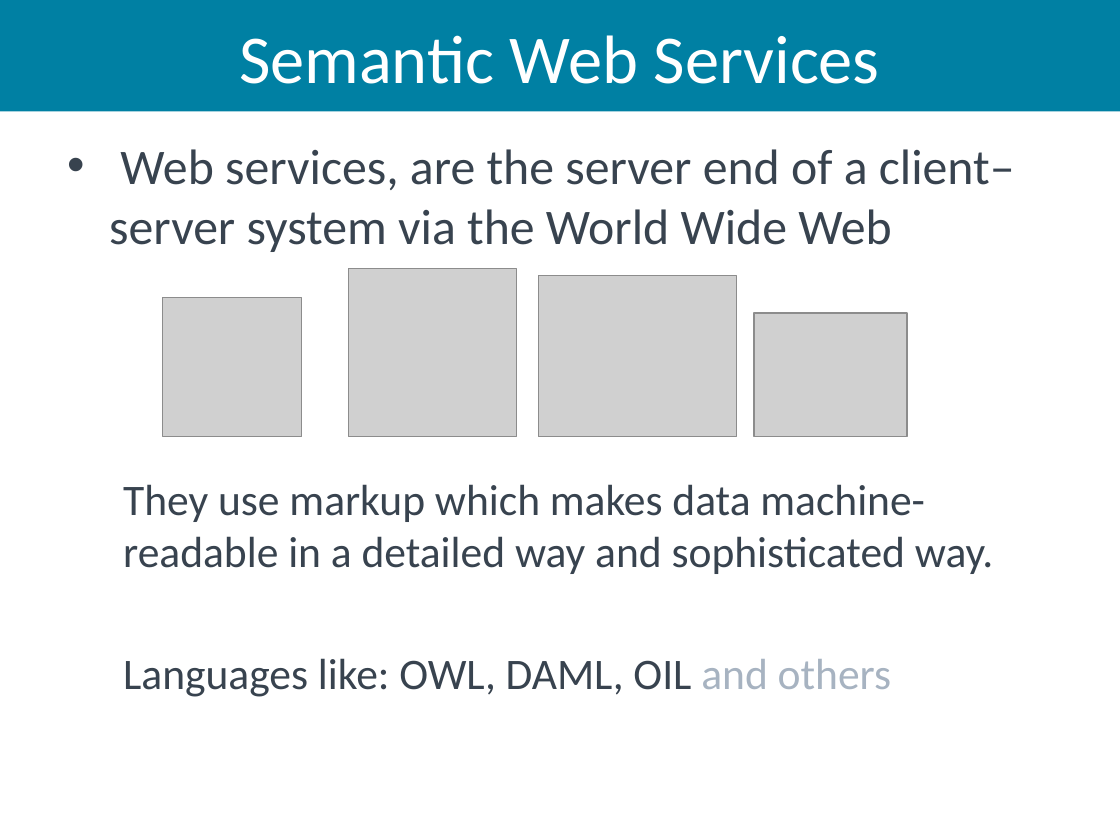
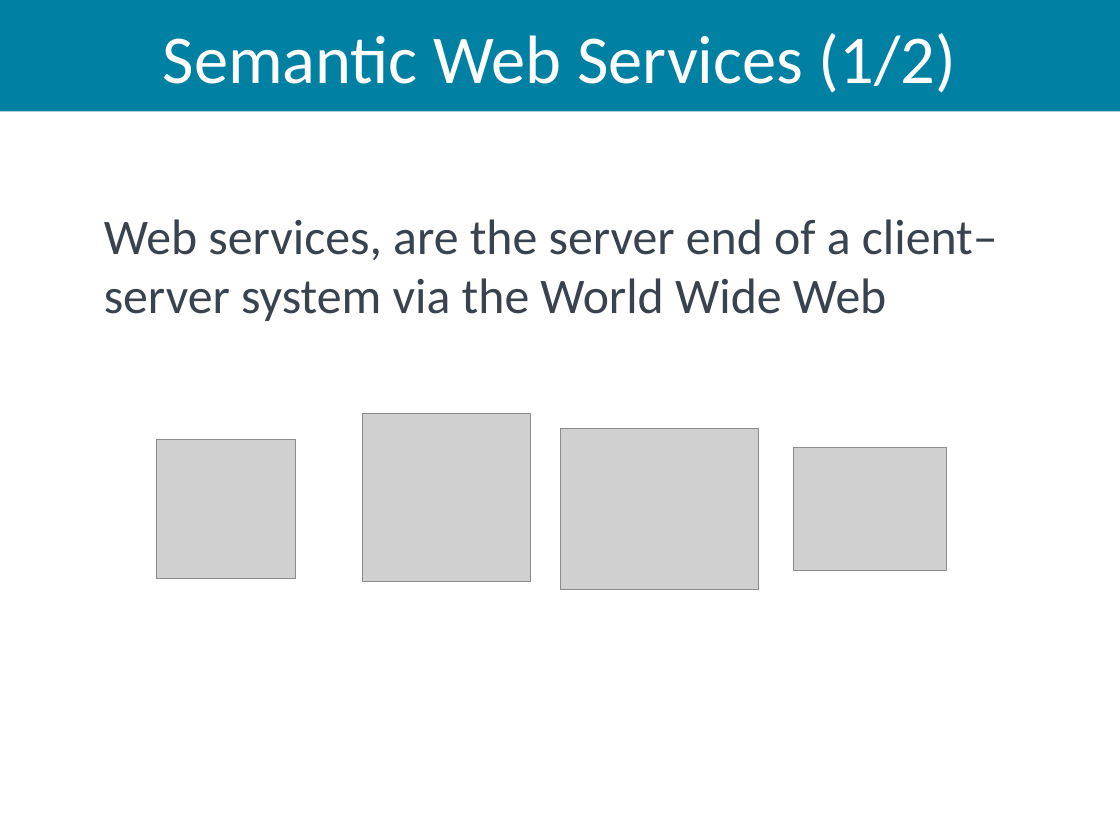
Before and after one commit to aiked/cs565, a slide deck: slide 3 of presentation/michath_slides.pptx. Drawn at 1120x840 pixels with LibreOffice and Linux fonts; fonts in the diff are those of the drawing; grey boxes stand for pictures. Boxes give left, top, right and bottom in pixels: in the first picture for what was removed or moved away, otherwise in the second. Text is boxed around its words. In the diff, an @@ line names an element or a change of style, - is before the commit and + after.

Commit message:
Final slides

```diff
--- a/presentation/michath_slides.pptx
+++ b/presentation/michath_slides.pptx
@@ title at (163,33,956,93): text changed @@
-Semantic Web Services
+Semantic Web Services (1/2)
@@ text "Web services, are the server ...": place and size @@
-text "Web services, are the server ..." at (109,149,1015,697)
+text "Web services, are the server ..." at (104,219,998,321)
@@ text "Web services, are the server ..." at (104,219,998,321): bullet • to none @@
@@ picture: place and size @@
-picture at (348,269,516,437)
+picture at (362,413,530,581)
@@ picture: place and size @@
-picture at (162,298,301,437)
+picture at (157,440,296,579)
@@ picture: place and size @@
-picture at (538,276,736,437)
+picture at (560,429,758,590)
@@ picture: place and size @@
-picture at (754,314,907,437)
+picture at (793,447,946,570)
@@ text at (123,484,993,697): paragraphs removed @@
-  They use markup which makes data machine-readable in a detailed way and sophisticated way.
-  Languages like: OWL, DAML, OIL and others
```
Also in this commit, not shown: 4 other slides changed, 32 slides added.
